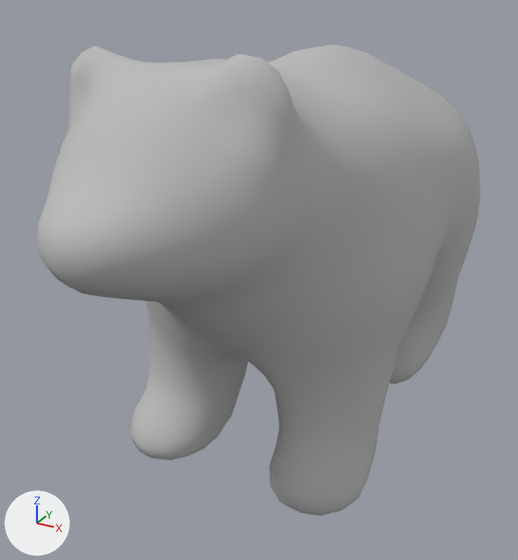
Two versions of the FBX model res/models/animals/bear/bear_1500.fbx, one commit apart.
Before and after are seen from a camera (50 mm lens) standing at (0.631, -1.748, 0.636) and looking at (-0.215, -0.209, -0.134). Arrows for +X, +Y and +Z are at lower left; the lights stay in place. The picture after the commit comes second. Where no turn or scale is listed for an object, it has been applied to the vertices.

Names of what the first picture shows: 'lp_1502'.
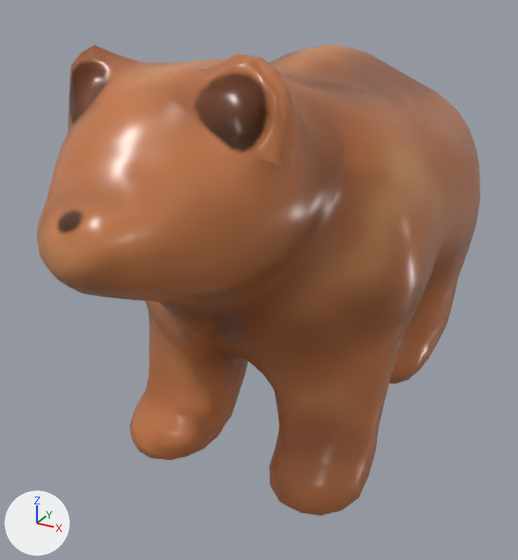
The newer file is also rescaled (x2.238) as a whole; pictures and numbers use the older file's frame.

The edits, one by one:
Picture 'bear_1500_bear1_Normal.png' (img_bear_1500_bear1_normal_png) is new.
Picture 'bear_1500_bear1_BaseColor.png' (img_bear_1500_bear1_basecolor_png) is new.
Picture 'bear_1500_bear1_Roughness.png' (img_bear_1500_bear1_roughness_png) is new.
Picture 'bear_1500_bear1_Emissive.png' (img_bear_1500_bear1_emissive_png) is new.
Material 'Material #30' (mat_material__30) is new.
Uses the picture img_bear_1500_bear1_basecolor_png.
Uses the picture img_bear_1500_bear1_emissive_png.
Uses the picture img_bear_1500_bear1_normal_png.
Uses the picture img_bear_1500_bear1_roughness_png.
me_mesh has 1357 vertices, 2710 faces and spans x -0.57..0.22, y -0.95..0.65, z -0.62..0.49.
me_mesh no longer uses material mat_bear1 (grey #bcbcbc).
me_mesh gains material mat_material__30.

What differs and where, as boxes [x1, y1, x2, y2] in the pictures (518 x 560 px):
'lp_1502', recoloured (grey to brown)
    both: [37, 44, 480, 516]
